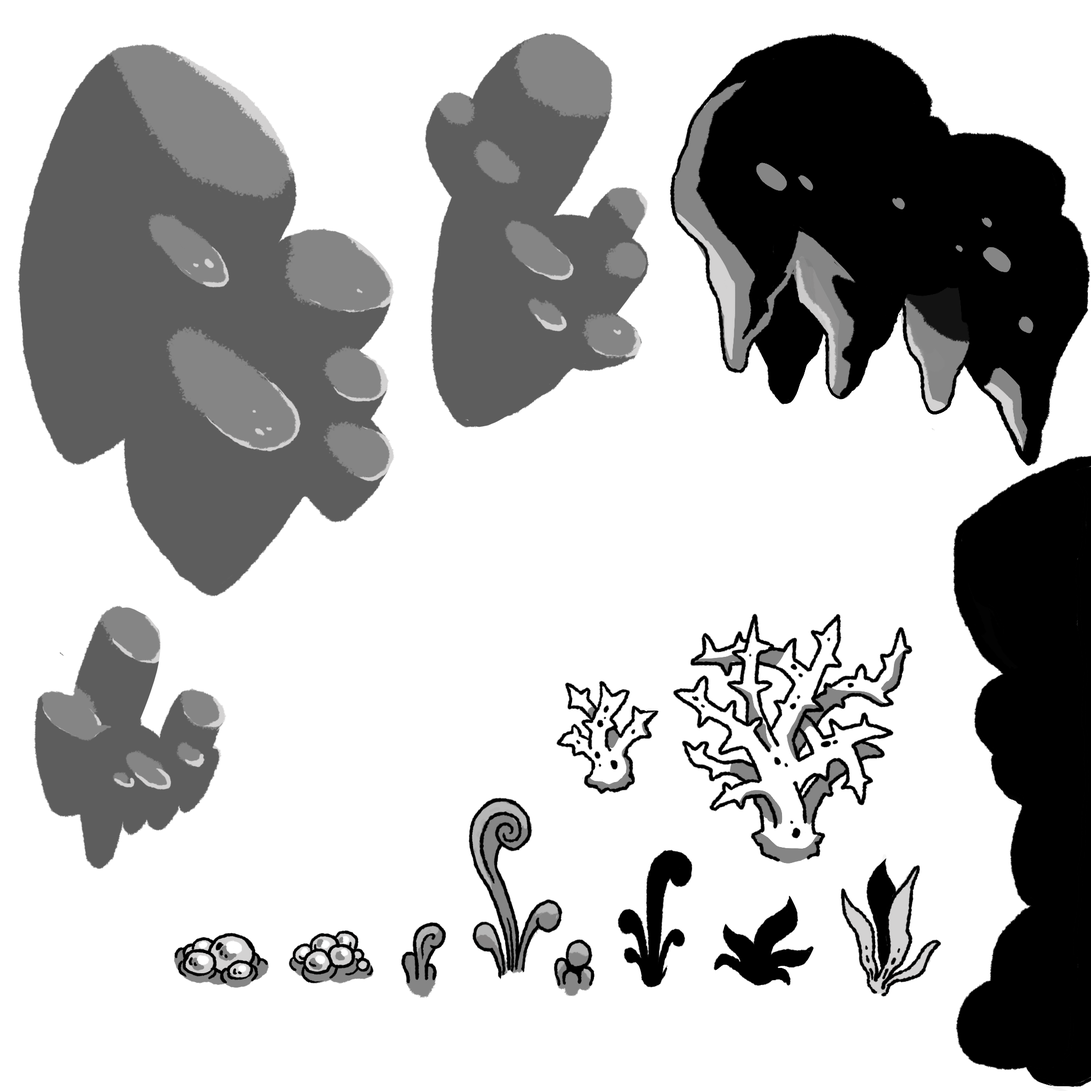
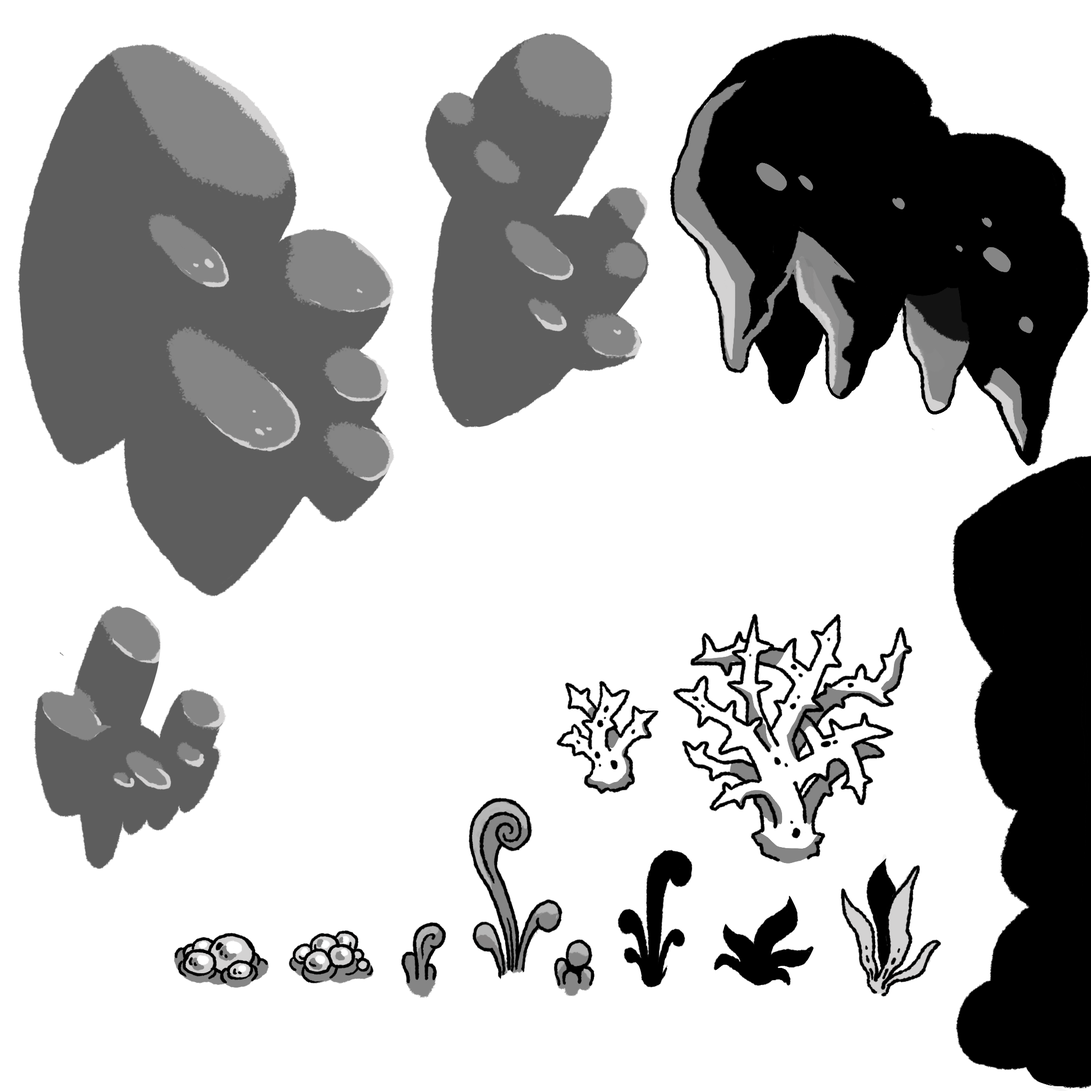
Layers edited between the first and the second 1091×1091 image:
painted on "Layer 15" over <box>951,465,1091,1090</box>
